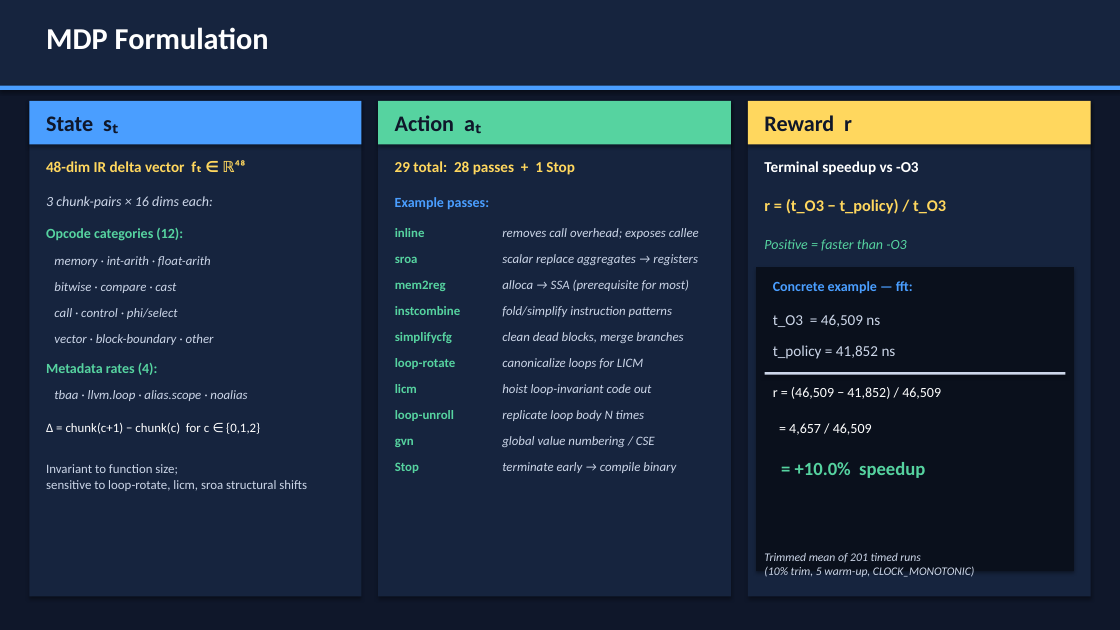
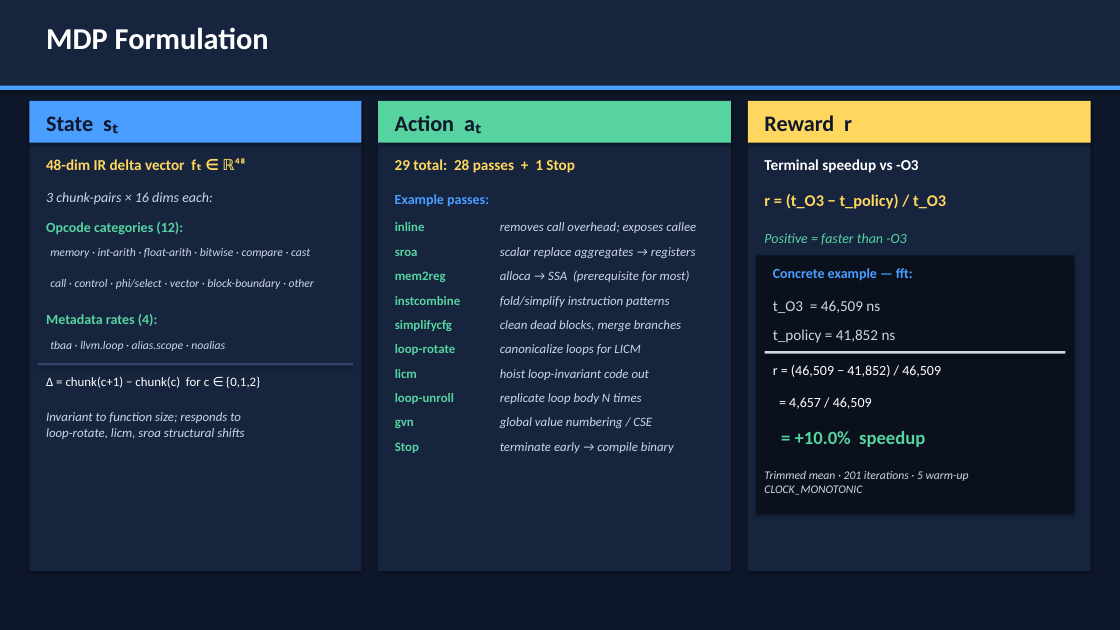
Before and after one commit to eblack-leaf/llvm-lstm, a slide deck: slide 4 of presentation.pptx (slide 3 before the commit). Drawn at 1120x630 pixels with LibreOffice and Linux fonts; fonts in the diff are those of the drawing. Boxes give left, top, right and bottom in pixels: in the first picture for what was removed or moved away, otherwise in the second. Text is boxed around its words. In the diff, an @@ line names an element or a change of style, - is before the commit and + after.

```diff
--- a/presentation.pptx
+++ b/presentation.pptx
@@ rectangle: place and size @@
-rectangle at [29, 101, 361, 597]
+rectangle at [29, 101, 361, 571]
@@ rectangle: place and size @@
-rectangle at [378, 101, 731, 597]
+rectangle at [378, 101, 731, 571]
@@ rectangle: place and size @@
-rectangle at [748, 101, 1091, 597]
+rectangle at [748, 101, 1091, 571]
@@ 8 texts: place and size @@
-8 texts at [46, 196, 946, 265]
+8 texts at [46, 192, 946, 258]
@@ text at [50, 248, 310, 258]: text changed; size 11 to 10 pt @@
-memory · int-arith · float-arith
+memory · int-arith · float-arith · bitwise · compare · cast
@@ rectangle: place and size @@
-rectangle at [756, 267, 1074, 571]
+rectangle at [756, 255, 1074, 514]
@@ text at [50, 279, 314, 289]: text changed; size 11 to 10 pt @@
-call · control · phi/select
+call · control · phi/select · vector · block-boundary · other
@@ text removed at [54, 282, 176, 293] @@
-bitwise · compare · cast
@@ text "Metadata rates (4):": place and size @@
-text "Metadata rates (4):" at [46, 363, 158, 375]
+text "Metadata rates (4):" at [46, 314, 158, 326]
@@ 6 texts: place and size @@
-6 texts at [395, 280, 689, 343]
+6 texts at [395, 271, 690, 331]
@@ text "tbaa · llvm.loop · alias.scope ...": place and size @@
-text "tbaa · llvm.loop · alias.scope ..." at [54, 390, 247, 401]
+text "tbaa · llvm.loop · alias.scope ..." at [50, 341, 225, 351]
@@ text "tbaa · llvm.loop · alias.scope ..." at [50, 341, 225, 351]: size 11 to 10 pt @@
@@ text removed at [54, 334, 214, 345] @@
-vector · block-boundary · other
@@ 4 texts, 1 rectangle: place and size @@
-4 texts, 1 rectangle at [395, 372, 1065, 473]
+4 texts, 1 rectangle at [395, 351, 1065, 453]
@@ text "r = (46,509 − 41,852) ...": place and size @@
-text "r = (46,509 − 41,852) ..." at [773, 387, 941, 399]
+text "r = (46,509 − 41,852) ..." at [773, 365, 941, 377]
@@ text "Δ = chunk(c+1) − chunk(c) ...": place and size @@
-text "Δ = chunk(c+1) − chunk(c) ..." at [46, 422, 260, 434]
+text "Δ = chunk(c+1) − chunk(c) ..." at [46, 376, 260, 388]
@@ rectangle added at [38, 363, 353, 365], fill #334466 @@
@@ 9 texts: place and size @@
-9 texts at [395, 281, 913, 421]
+9 texts at [395, 268, 913, 404]
@@ text at [46, 412, 244, 439]: text changed; italic on @@
-Invariant to function size;
-sensitive to loop-rotate, licm, sroa structural shifts
+Invariant to function size; responds to
+loop-rotate, licm, sroa structural shifts
@@ text "= 4,657 / 46,509": place and size @@
-text "= 4,657 / 46,509" at [789, 423, 872, 435]
+text "= 4,657 / 46,509" at [789, 397, 872, 409]
@@ text "= +10.0% speedup": place and size @@
-text "= +10.0% speedup" at [795, 462, 925, 478]
+text "= +10.0% speedup" at [795, 431, 925, 447]
@@ text at [764, 471, 969, 495]: text changed @@
-Trimmed mean of 201 timed runs
-(10% trim, 5 warm-up, CLOCK_MONOTONIC)
+Trimmed mean · 201 iterations · 5 warm-up
+CLOCK_MONOTONIC
```
Also in this commit, not shown: 8 other slides changed, 1 slide added, 2 other files.
